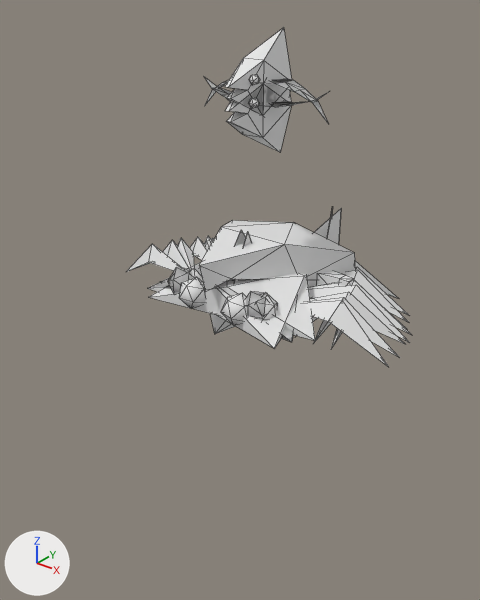
The Blender file web/client/htdocs/models/hosts2-anim.blend as it was, and as the next commit left it.
Rendered twice from a 50 mm lens placed at (11.88, -15.24, 9.78), pointed at (1.01, -1.65, 1.35). Every picture has the same lights, and +X, +Y and +Z are marked at lower left. Mesh edges are drawn as thin lines.

The first picture shows 'air.001', 'air.002', 'land', 'land.001', 'land.002', 'land2.001', 'sea.001', 'sea.002'.
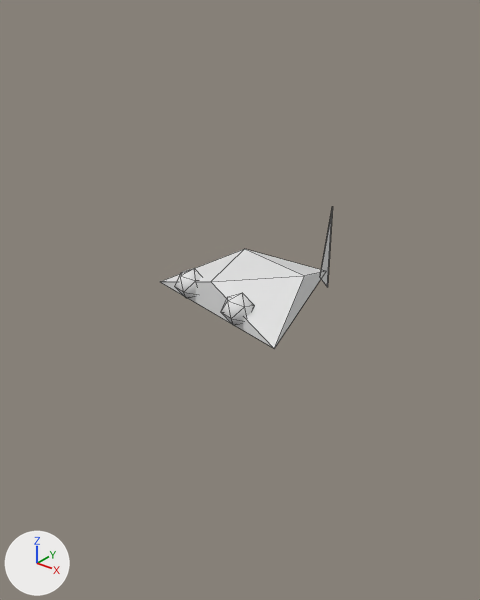
The change in detail:
me_circle_009 has 44 vertices, 52 faces and spans x -2.92..2.7, y -2.28..4.88, z -0.86..3.01.
me_circle_009 is used by ob_sea_002; location (0.0, 0.0, 0.0).
me_circle_009 part 1: the loose piece of 3 vertices spanning x 0.01..0.37, y -1.4..0.29, z 1.51..3.01 is deleted.
me_circle_008 has 44 vertices, 52 faces and spans x -2.33..3.33, y -2.23..4.92, z -0.86..2.99.
me_circle_008 is used by ob_sea_001; location (0.0, 0.0, 0.0).
me_circle_008 part 2: the loose piece of 3 vertices spanning x 0.23..0.51, y -1.37..0.33, z 1.47..2.99 is deleted.
Object 'air.002' (ob_air_002) is now hidden.
Object 'air.001' (ob_air_001) is now hidden.
Object 'land2.001' (ob_land2_001) is now hidden.
Object 'sea.001' (ob_sea_001) is now hidden.
Object 'land.002' (ob_land_002) is now hidden.
Object 'land.001' (ob_land_001) is now hidden.
Object 'land' (ob_land) is now hidden.

Changed parts and their boxes [x1, y1, x2, y2] in the pictures (480 x 600 px):
'sea.002', reshaped: before [191, 207, 333, 349]; after [161, 207, 333, 349]
'land2.001', hidden: before [199, 220, 356, 348]
'sea.001', hidden: before [149, 209, 341, 341]
'land.001', hidden: before [126, 244, 410, 358]
'air.002', hidden: before [205, 27, 328, 123]
'land.002', hidden: before [163, 237, 410, 366]
'air.001', hidden: before [205, 78, 328, 152]
'land', hidden: before [178, 236, 409, 344]
part 1 of me_circle_009, deleted: before [235, 230, 246, 246]
part 2 of me_circle_008, deleted: before [234, 232, 251, 283]
